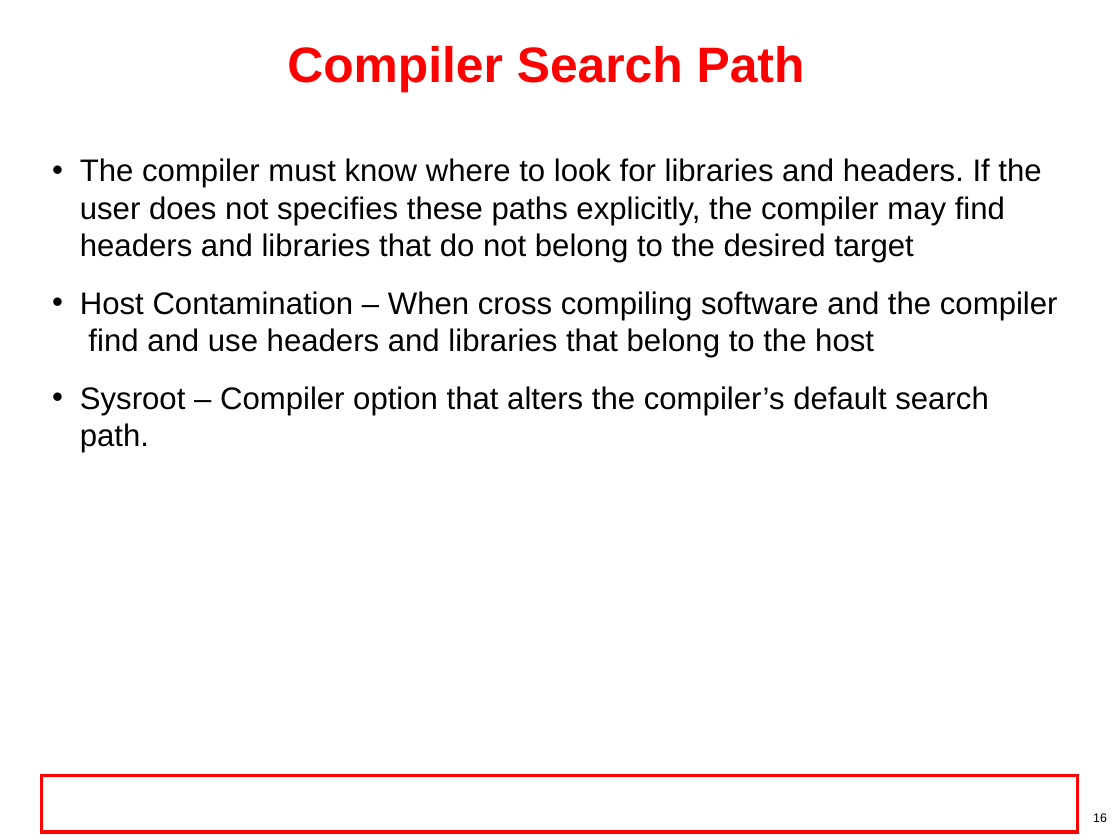
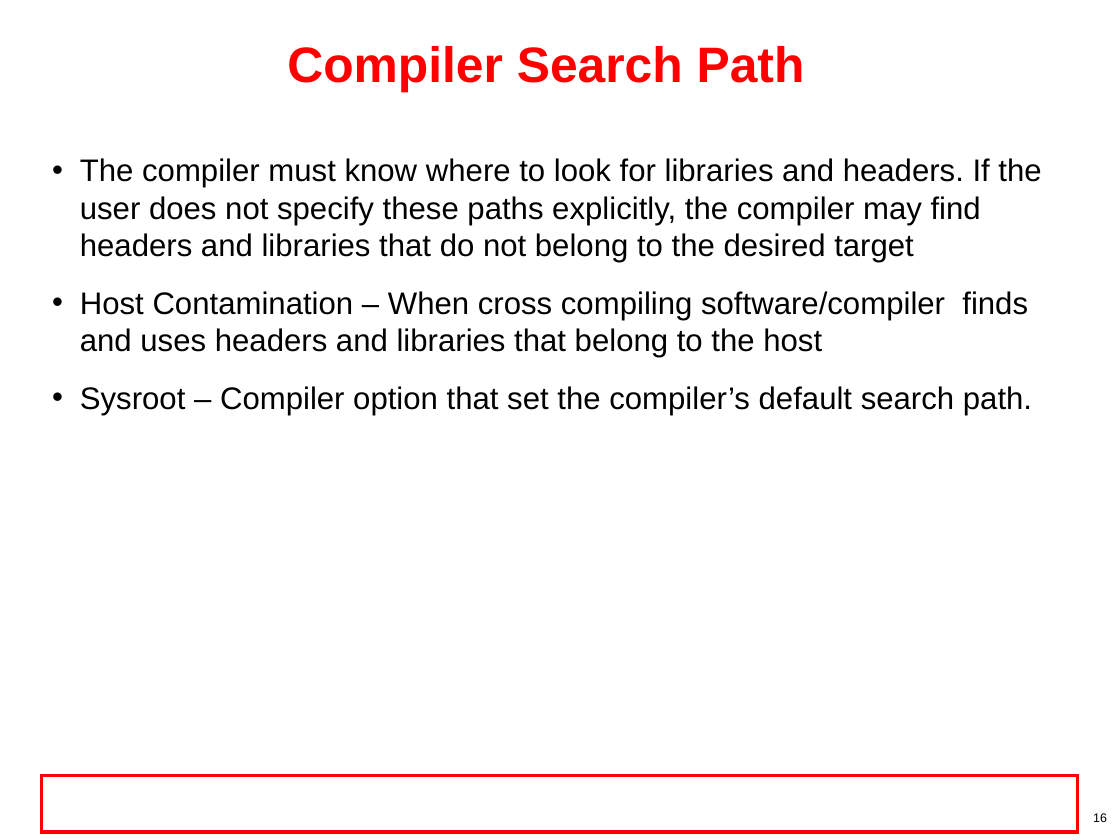
Before and after one commit to hari1989/keystone-workshop, a slide deck: slide 16 of preliminary/Working/presentations/Sitara/sitara_boot_camp_toolchain_Ran.pptx. Drawn at 1120x840 pixels with LibreOffice and Linux fonts; fonts in the diff are those of the drawing; background and template pictures are left out. Boxes give left, top, right and bottom in pixels: in the first picture for what was removed or moved away, otherwise in the second. Text is boxed around its words. In the diff, an @@ line names an element or a change of style, - is before the commit and + after.

```diff
--- a/preliminary/Working/presentations/Sitara/sitara_boot_camp_toolchain_Ran.pptx
+++ b/preliminary/Working/presentations/Sitara/sitara_boot_camp_toolchain_Ran.pptx
@@ text at box(80, 158, 1041, 415): text changed @@
-• The compiler must know where to look for libraries and headers. If the user does not specifies these paths explicitly, the compiler may find headers and libraries that do not belong to the desired target
-• Host Contamination – When cross compiling software and the compiler find and use headers and libraries that belong to the host
-• Sysroot – Compiler option that alters the compiler’s default search path.
+• The compiler must know where to look for libraries and headers. If the user does not specify these paths explicitly, the compiler may find headers and libraries that do not belong to the desired target
+• Host Contamination – When cross compiling software/compiler finds and uses headers and libraries that belong to the host
+• Sysroot – Compiler option that set the compiler’s default search path.
```
Also in this commit, not shown: 17 other slides changed.
